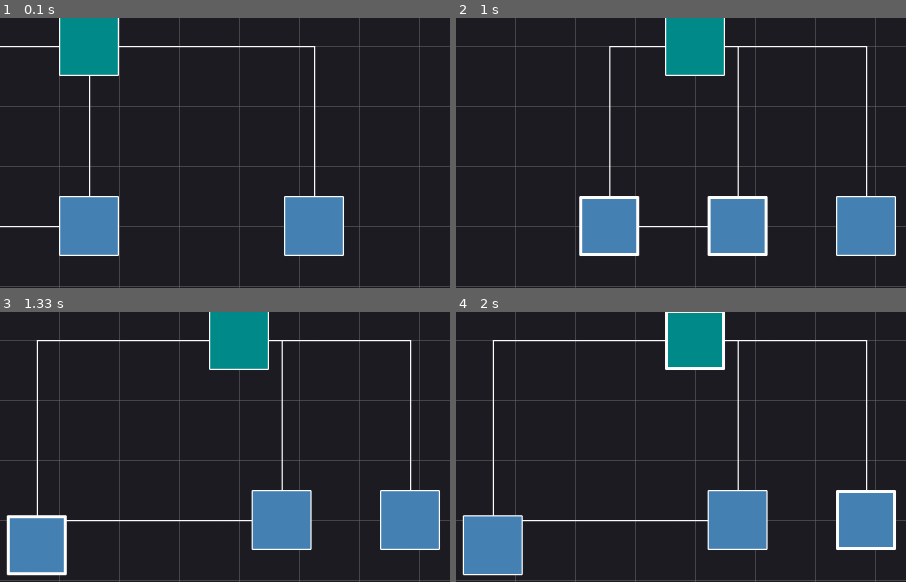
Above: before the commit, frames 1-4 (two rows, left to right).
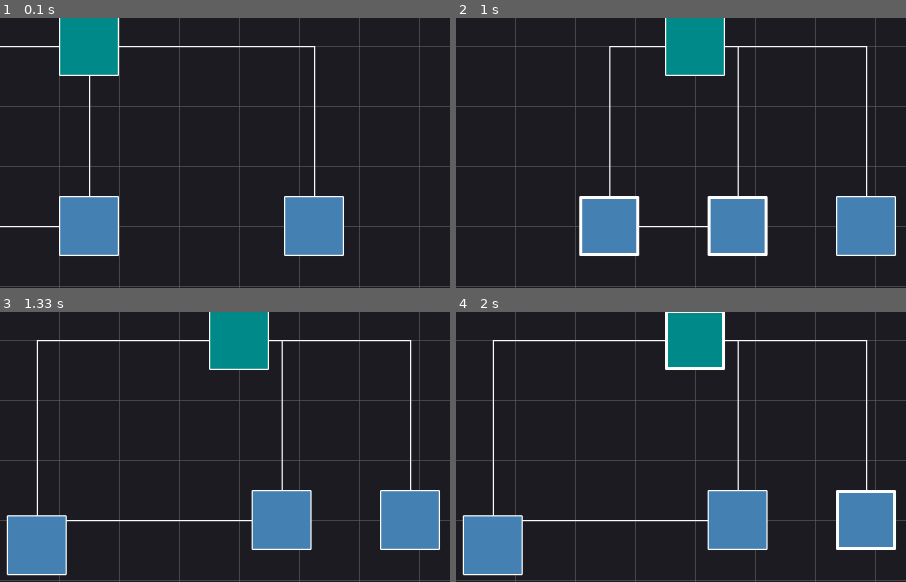
Above: after the commit, the same moments.

Repository: enochkung/mneme
Game: pygame game, started from pygame_diagram.py
Same seed, same stepped clock (60 frames per second), same inputs: the game is played once before the commit and once after it.
Inputs (mouse positions are % of the whole screen's width and height, from its top left):
- Up to frame 1 (0.1 s): no input
- Up to frame 2 (1 s): hold R 0.33-0.8 s; press the mouse at (71, 67) at 0.87 s; move the mouse to (58, 71) at 0.97 s
- Up to frame 3 (1.33 s): release the mouse at (45, 76) at 1.1 s; click (51, 61) at 1.22 s
- Up to frame 4 (2 s): press the mouse at (67, 33) at 1.53 s; move the mouse to (54, 49) at 1.63 s; release the mouse at (40, 66) at 1.77 s; press the mouse at (86, 67) at 1.87 s; move the mouse to (55, 61) at 1.97 s
The pictures show only the part of the screen within x 40-90%, y 28-78%; the shares and areas given below are measured in that part.

Frames 1-2 are identical in both runs. In frame 3, 0.5% of the frame differs, in the area x 1-15%, y 75-98%; in frame 4, nothing differs.

Commit message:
Update create new block

Diff:
--- a/cartograph.py
+++ b/cartograph.py
@@ -1,6 +1,6 @@
 from tkinter import TOP
 from tkinter.filedialog import askopenfilename, asksaveasfile, asksaveasfilename
-from typing import List, Dict, Tuple
+from typing import List, Dict, Tuple, Union
 
 import numpy as np
 import pygame
@@ -94,6 +94,7 @@
         self.tkCompiler.geometry(f'{self.shape[0]}x{self.shape[1]}')
         self.menu_bar = tk.Menu(self.tkCompiler, tearoff=False)
         self.editor = None
+        self.save_new_script = False
 
     def read_script(self, script):
         self.editor = ScrolledText(self.tkCompiler, bg='white', width=self.shape[0], height=self.shape[1])
@@ -121,6 +122,9 @@
             code = self.editor.get('1.0', tk.END)
             file.write(code)
             self.set_file_path(path)
+
+        if self.obj is None:
+            self.save_new_script = True
 
     def set_file_path(self, path):
         self.editor.file_path = path
@@ -145,6 +149,44 @@
         self.read_script(object)
 
 
+class CtgPotentialScript:
+    center = None
+    screen_center = None
+    pos = None
+    screen_pos = None
+    rect = None
+    relative_pos = None
+
+    def __init__(self, center=np.array((0, 0)), dim=np.array((100, 100)), colour=ColourConstants.D_CYAN):
+        self.colour = colour
+        self.shape = dim
+        self.center = center
+        self.border_colour = ColourConstants.WHITE
+        self.width = DimensionConstants.ScriptWidth
+        self.set_center(center)
+
+    def draw(self, session):
+        pygame.draw.rect(session, self.colour, self.rect, 0, border_radius=2)
+        pygame.draw.rect(session, self.border_colour, self.rect, width=self.width, border_radius=2)
+
+    def set_center(self, center, screen_pos=False):
+        self.center = center
+        self.screen_center = center_screen_conversion(self.center)
+        self.pos = self.get_pos_from_center()
+        self.screen_pos = self.pos if screen_pos else center_screen_conversion(self.pos)
+        self.rect = pygame.Rect(self.screen_pos[0], self.screen_pos[1], self.shape[0], self.shape[1])
+
+    def get_pos_from_center(self) -> np.array:
+        return np.array([self.center[0] - self.shape[0] / 2, self.center[1] + self.shape[1] / 2])
+
+    def convert_to_ctgScript(self, text_input: CtgTextInput) -> CtgScript:
+        mne_script = MneScript(script_name=text_input.editor.file_path,
+                               imports=set(),
+                               classes=set(),
+                               functions=set())
+        return CtgScript(mne_script, center=self.center)
+
+
 class Cartograph:
     def __init__(self, session, mneme):
         self.current_filter = None
@@ -153,8 +195,10 @@
         self.mne_objects = list()
         self.selected_obj = None
         self.hovered_obj = None
+        self.potential_obj = None
         self.ctgScripts: Dict[str, CtgScript] = dict()
         self.ctgConnections: List[CtgConnection] = list()
+        self.ctgPotentialScripts: List[CtgPotentialScript] = list()
         self.ctgTextInput: CtgTextInput = None
         self.opt_pos: Dict[str, Tuple[float, float]] = dict()
 
@@ -206,7 +250,10 @@
         for script in self.ctgScripts.values():
             self.draw_script(script)
 
-    def draw_script(self, script: CtgScript):
+        for script in self.ctgPotentialScripts:
+            self.draw_script(script)
+
+    def draw_script(self, script: Union[CtgScript, CtgPotentialScript]):
         script.draw(self.session)
 
     def draw_connection(self, connection):
@@ -276,11 +323,16 @@
         pass
 
     def draw_input_text(self, object=None):
-        object = self.selected_obj if object is None else object
-        if object is None:
-            return
         self.ctgTextInput = CtgTextInput(object)
         self.ctgTextInput.draw()
+        if self.ctgTextInput.save_new_script:
+            new_ctgScript = self.potential_obj.convert_to_ctgScript(self.ctgTextInput)
+            self.ctgScripts[new_ctgScript.mneScript.script_name] = new_ctgScript
+        self.ctgPotentialScripts = list()
+        self.potential_obj = None
+
+    def create_new_script(self):
+        self.draw_input_text()
 
     def highlight_object(self, hover=True):
         obj = self.hovered_obj if hover else self.selected_obj
@@ -305,3 +357,11 @@
     def refresh_ctg(self):
         self.initialise_scripts()
         self.initialise_connections()
+
+    def create_potential_script(self):
+        pos = pygame.mouse.get_pos()
+        self.potential_obj = CtgPotentialScript(center=center_screen_conversion(pos), colour=ColourConstants.SAFFRON)
+        self.ctgPotentialScripts.append(self.potential_obj)
+        self.potential_obj.draw(self.session)
+        self.potential_obj.relative_pos = np.array(center_screen_conversion(pos)) - np.array(
+            self.potential_obj.center)
--- a/gameConstants.py
+++ b/gameConstants.py
@@ -8,12 +8,13 @@
     STEEL_BLUE = (70, 130, 180)
     ROYAL_BLUE = (65, 105, 255)
     MOSS_GREEN = (138, 154, 91)
+    SAFFRON = (255, 165, 44)
 
     FIRST_DIR_LEVEL = D_CYAN
     SECOND_DIR_LEVEL = STEEL_BLUE
-    THIRD_DIR_LEVELL = MOSS_GREEN
+    THIRD_DIR_LEVEL = MOSS_GREEN
 
-    COLOUR_LIST = [FIRST_DIR_LEVEL, SECOND_DIR_LEVEL, THIRD_DIR_LEVELL]
+    COLOUR_LIST = [FIRST_DIR_LEVEL, SECOND_DIR_LEVEL, THIRD_DIR_LEVEL]
 
 
 class DimensionConstants:
--- a/pygame_diagram.py
+++ b/pygame_diagram.py
@@ -5,7 +5,7 @@
 import numpy as np
 import pygame
 
-from cartograph import Cartograph
+from cartograph import Cartograph, CtgScript
 from gameConstants import ColourConstants, DimensionConstants
 from mneme import Mneme
 from utils import center_screen_conversion, mouse_time_diff, mouse_time_diff_now
@@ -21,21 +21,21 @@
         self.runloop = True
         self.clock = pygame.time.Clock()
         self.mouse_up = True
+        self.key_up = True
         self.mouse_up_time = time.time()
         self.mouse_down_time = time.time()
+        self.key_down_time = time.time()
 
     def run_main(self):
         self.setup_pygame()
         self.setup_mneme()
         self.setup_cartograph()
-        self.run_loop_by_event()
-        # self.run_loop()
-
-    def run_loop_by_event(self):
+        self.run_loop()
+
+    def run_loop(self):
         while self.runloop:
             for event in pygame.event.get():
                 self.event_reader(event)
-
             pygame.display.update()
         # Update diagram
         pygame.display.flip()
@@ -56,9 +56,17 @@
         if event.key == pygame.K_q:
             self.runloop = False
         if event.key == pygame.K_n:
-            self.ctg.draw_input_text()
+            self.new_script_rect_placement()
+            self.ctg.create_new_script()
+            self.main_scr.fill(ColourConstants.BACKGROUND)
+            self.ctg.set_grid()
+            self.ctg.display_objects()
         if event.key == pygame.K_r:
             self.refresh_mneme_ctg()
+        if event.key == pygame.K_DELETE and isinstance(self.ctg.selected_obj, CtgScript):
+            del self.ctg.ctgScripts[self.ctg.selected_obj.mneScript.script_name]
+            self.ctg.reset_selected_obj()
+            self.screen_scripts_update()
 
     def run_action_mouse_up(self, event):
         """
@@ -94,8 +102,11 @@
         if self.ctg.selected_obj is not None:
             pos = pygame.mouse.get_pos()
             obj = self.ctg.get_object_from_mouse_pos(pos, screen_pos=True)
-            if obj is not None and obj != self.ctg.selected_obj:
+            time_mark = time.time()
+            if (obj is not None and obj != self.ctg.selected_obj) or obj is None:
                 self.ctg.reset_selected_obj()
+            else:
+                print(mouse_time_diff(time_mark, self.mouse_up_time))
         self.mouse_down_time = time.time()
         self.mouse_up = False
 
@@ -127,22 +138,6 @@
         self.ctg.hover_obj(pos, screen_pos=True)
         self.ctg.highlight_object(hover=True)
 
-    # def run_loop(self):
-    #     done = False
-    #     while not done:
-    #         for event in pygame.event.get():
-    #             if event.type == pygame.KEYDOWN:
-    #                 self.check_reset(event)
-    #             done = self.check_quit(event)
-    #             if done:
-    #                 break
-    #             self.check_mouse(event)
-    #             self.check_key(event)
-    #
-    #         pygame.display.update()
-    #     # Update diagram
-    #     pygame.display.flip()
-
     def setup_mneme(self):
         root_dir = os.getcwd() + '\\' + 'test_folder'
         self.mneme = Mneme()
@@ -160,112 +155,6 @@
         self.ctg = Cartograph(self.main_scr, self.mneme)
         self.ctg.initialise_display_objects(self.mneme.scripts)
 
-    # def check_reset(self, event):
-    #     if event.type == pygame.KEYDOWN and event.key == pygame.K_r:
-    #         self.main_scr.fill(ColourConstants.BACKGROUND)
-    #         self.ctg.reset()
-    #
-    # @staticmethod
-    # def check_quit(event):
-    #     if event.type == pygame.QUIT or (event.type == pygame.KEYDOWN and event.key == pygame.K_q):
-    #         return True
-    #     return False
-    #
-    # def check_mouse(self, event):
-    #     self.check_mouse_hover()
-    #     if self.ctg.selected_obj is not None:
-    #         self.check_mouse_selected(event)
-    #     else:
-    #         self.check_mouse_unselected(event)
-    #     self.check_open_script(event)
-    #
-    # def check_key(self, event):
-    #     if event.type != pygame.KEYDOWN:
-    #         return
-    #     if event.key == pygame.K_n:
-    #         self.ctg.draw_input_text()
-    #     if event.key == pygame.K_r:
-    #         self.refresh_mneme_ctg()
-    #
-    # def check_mouse_selected(self, event):
-    #     """
-    #     1. if click outside of selected, then selected becomes whatever is clicked
-    #     2. if click inside of selected and drag mouse, then selected is drag and ends still selected
-    #     3. otherwise, de-select
-    #     :param event:
-    #     :return:
-    #     """
-    #     pos = pygame.mouse.get_pos()
-    #     obj = self.ctg.get_object_from_mouse_pos(pos, screen_pos=True)
-    #
-    #     if event.type == pygame.MOUSEBUTTONUP:
-    #         # if now and previous mouse up time is too close, then it was a double click
-    #         # if now and previous mouse up time is too far apart, then it was single click
-    #         time_diff = mouse_time_diff(time.time(), self.mouse_up_time)
-    #         if time_diff > 500 > mouse_time_diff(time.time(), self.mouse_down_time):
-    #             # simple single click case
-    #             self.ctg.unhighlight_object(hover=False)
-    #             self.ctg.reset_selected_obj()
-    #             print('mouse up')
-    #             if obj is not None:
-    #                 self.ctg.select_obj(pos, screen_pos=True)
-    #                 self.ctg.highlight_object(hover=False)
-    #         self.mouse_up = True
-    #         self.mouse_up = time.time()
-    #     elif event.type == pygame.MOUSEMOTION and not self.mouse_up:
-    #         self.move_obj(event)
-    #     elif event.type == pygame.MOUSEBUTTONDOWN and self.mouse_up:
-    #         print('another one')
-    #     # if not self.mouse_up: #event.type == pygame.MOUSEBUTTONDOWN: # and self.clock.tick() > 500:
-    #     #     """
-    #     #     1. If obj is the same or obj is None, then unhighlight and reset selected obj
-    #     #     2. If obj is different, then unhighlight, change selected obj and highlight
-    #     #     """
-    #     #     self.clock.tick()
-    #     #     if obj == self.ctg.selected_obj or obj is None:
-    #     #         self.ctg.reset_selected_obj()
-    #     #         return
-    #     #     if obj != self.ctg.selected_obj:
-    #     #         self.ctg.reset_selected_obj()
-    #     #         self.ctg.select_obj(pos=pos, screen_pos=True)
-    #     #         self.ctg.highlight_object(hover=False)
-    #     # if event.type == pygame.MOUSEMOTION and not self.mouse_up:
-    #     #     self.move_obj(event)
-    #     # if event.type == pygame.MOUSEBUTTONUP:
-    #     #     self.mouse_up = True
-    #
-    # def check_mouse_unselected(self, event):
-    #     pos = pygame.mouse.get_pos()
-    #     obj = self.ctg.get_object_from_mouse_pos(pos, screen_pos=True)
-    #     if event.type == pygame.MOUSEBUTTONDOWN:
-    #         """
-    #         Nothing else is selected, so we highlight and set to selected_obj
-    #         """
-    #         self.mouse_up = False
-    #         self.mouse_down_time = time.time()
-    #         if obj is not None:
-    #             self.ctg.select_obj(pos, screen_pos=True)
-    #             print('selected obj: ', self.ctg.selected_obj)
-    #             self.ctg.highlight_object(hover=False)
-    #
-    # def check_mouse_hover(self):
-    #     pos = pygame.mouse.get_pos()
-    #     obj = self.ctg.get_object_from_mouse_pos(pos, screen_pos=True)
-    #     if obj is not None:
-    #         self.ctg.hover_obj(pos=pos, screen_pos=True)
-    #         self.ctg.highlight_object(hover=True)
-    #     if obj is None and self.ctg.hovered_obj is not None and self.ctg.hovered_obj != self.ctg.selected_obj:
-    #         self.ctg.unhighlight_object(hover=True)
-    #         self.ctg.reset_hovered_obj()
-    #
-    # def check_open_script(self, event):
-    #     pos = pygame.mouse.get_pos()
-    #     obj = self.ctg.get_object_from_mouse_pos(pos, screen_pos=True)
-    #     if event.type == pygame.KEYDOWN and event.key == pygame.K_RETURN and self.ctg.selected_obj:
-    #         #event.type == pygame.MOUSEBUTTONUP and self.clock.tick() < MouseConstants.DOUBLE_CLICK_TIME and obj is not None:
-    #         print('opening code')
-    #         self.ctg.draw_input_text(object=self.ctg.selected_obj)
-
     def move_obj(self):
         pos = pygame.mouse.get_pos()
         self.ctg.selected_obj.set_center(
@@ -275,10 +164,48 @@
         self.ctg.set_grid()
         self.ctg.display_objects()
 
+    def new_script_rect_placement(self):
+        set_new_script = True
+        self.ctg.potential_obj = None
+        while set_new_script:
+            for event in pygame.event.get():
+                if event.type == pygame.KEYUP:
+                    self.ctg.ctgPotentialScripts = list()
+                    self.ctg.potential_obj = None
+                    set_new_script = False
+                    break
+                if event.type == pygame.MOUSEBUTTONUP:
+                    self.mouse_up_time = time.time()
+                    self.mouse_up = True
+                    set_new_script = False
+                    break
+                if event.type == pygame.MOUSEMOTION and self.ctg.potential_obj is not None:
+                    self.move_potential_script(self.ctg.potential_obj)
+                if self.ctg.potential_obj is None:
+                    self.create_potential_script()
+            pygame.display.update()
+
+    def create_potential_script(self):
+        return self.ctg.create_potential_script()
+
+    def move_potential_script(self, potential_script):
+        pos = pygame.mouse.get_pos()
+        potential_script.set_center(
+            np.array(center_screen_conversion(pos)) - np.array(potential_script.relative_pos)
+        )
+        self.main_scr.fill(ColourConstants.BACKGROUND)
+        self.ctg.set_grid()
+        self.ctg.display_objects()
+
     def refresh_mneme_ctg(self):
         self.setup_mneme()
         self.setup_cartograph()
 
+    def screen_scripts_update(self):
+        self.main_scr.fill(ColourConstants.BACKGROUND)
+        self.ctg.set_grid()
+        self.ctg.display_objects()
+
 
 if __name__ == '__main__':
     PyGameDisplay().run_main()
